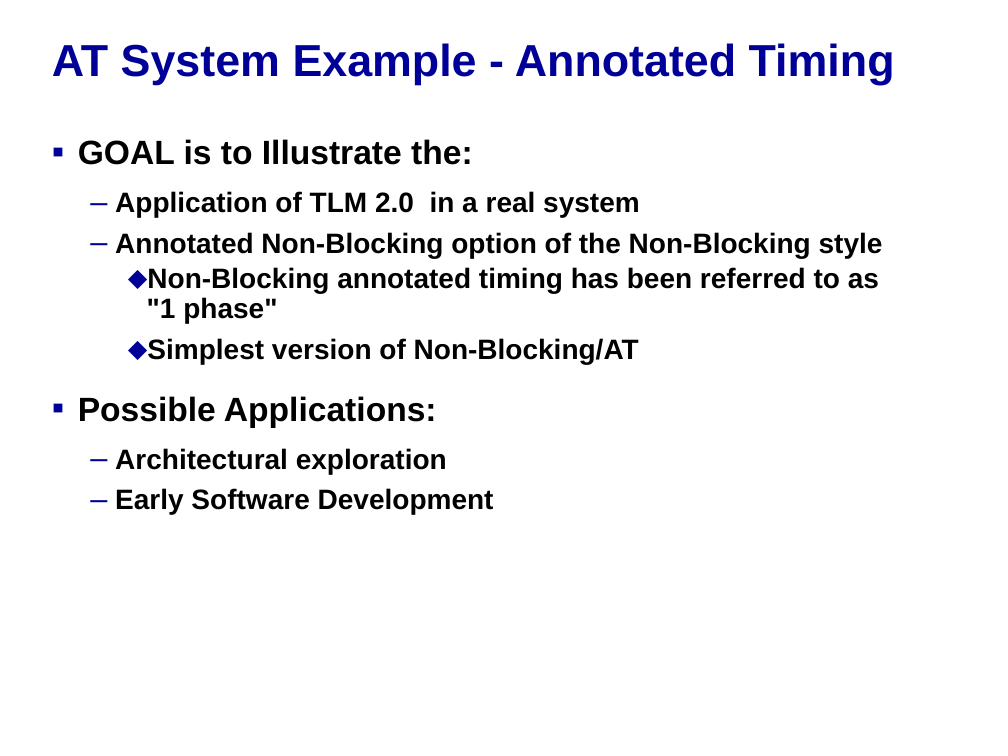
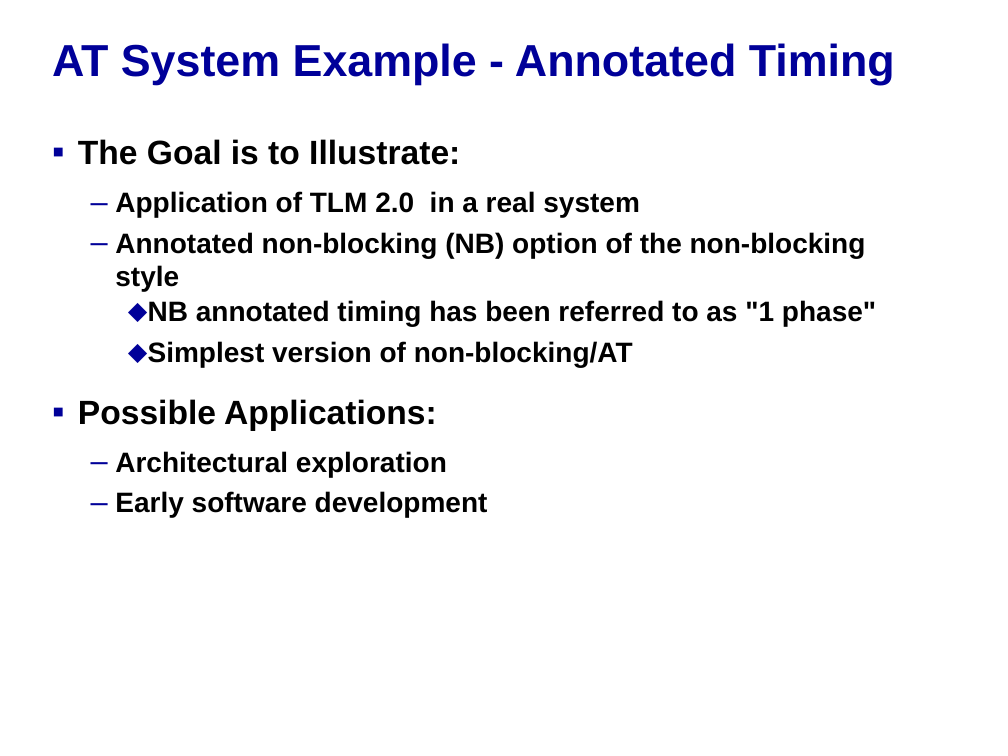
Before and after one commit to accellera-official/systemc, a slide deck: slide 2 of examples/tlm/at_1_phase/docs/at_1_phase_example_system.ppt. Drawn at 1008x756 pixels with LibreOffice and Linux fonts; fonts in the diff are those of the drawing; background and template pictures are left out. Boxes give left, top, right and bottom in pixels: in the first picture for what was removed or moved away, otherwise in the second. Text is boxed around its words. In the diff, an @@ line names an element or a change of style, - is before the commit and + after.

Commit message:
- updated at_1_phase_example_system.ppt

```diff
--- a/examples/tlm/at_1_phase/docs/at_1_phase_example_system.ppt
+++ b/examples/tlm/at_1_phase/docs/at_1_phase_example_system.ppt
@@ text at (x1=78, y1=139, x2=460, y2=165): text changed @@
-▪ GOAL is to Illustrate the:
+▪ The Goal is to Illustrate:
@@ text at (x1=115, y1=232, x2=876, y2=367): text changed @@
-  – Annotated Non-Blocking option of the Non-Blocking style
-    ⬥ Non-Blocking annotated timing has been referred to as "1 phase"
-    ⬥ Simplest version of Non-Blocking/AT
+  – Annotated non-blocking (NB) option of the non-blocking style
+    ⬥ NB annotated timing has been referred to as "1 phase"
+    ⬥ Simplest version of non-blocking/AT
@@ text at (x1=115, y1=491, x2=488, y2=518): text changed @@
-  – Early Software Development
+  – Early software development
```
Also in this commit, not shown: 7 other slides changed, 5 other files.
